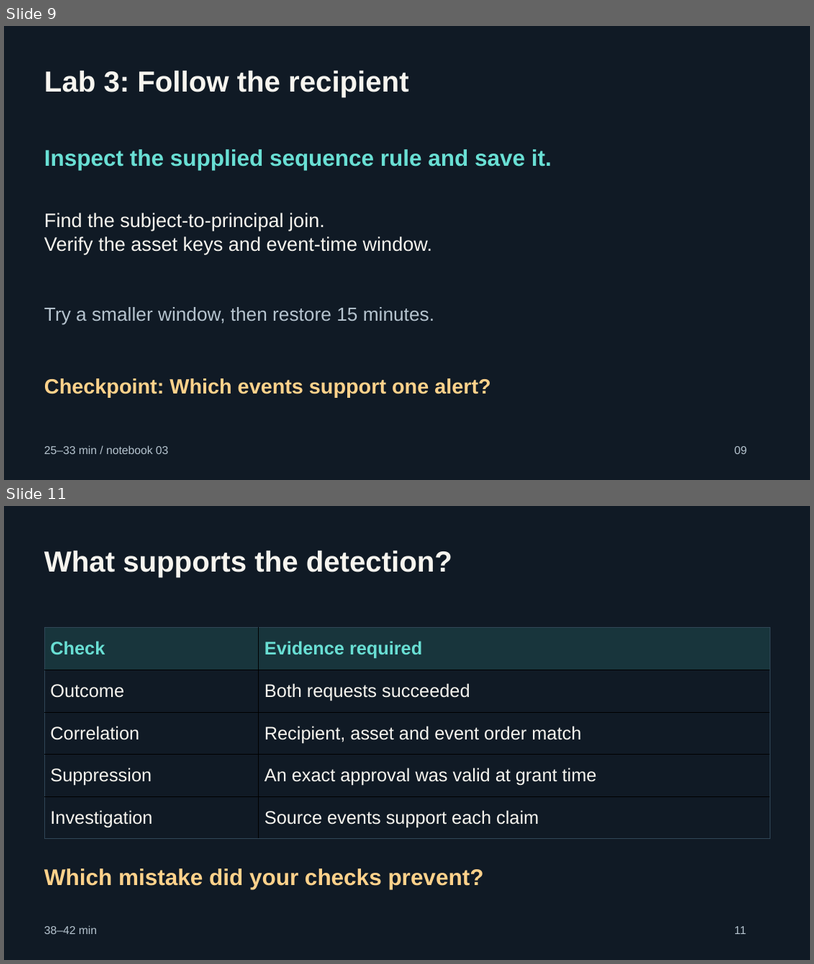
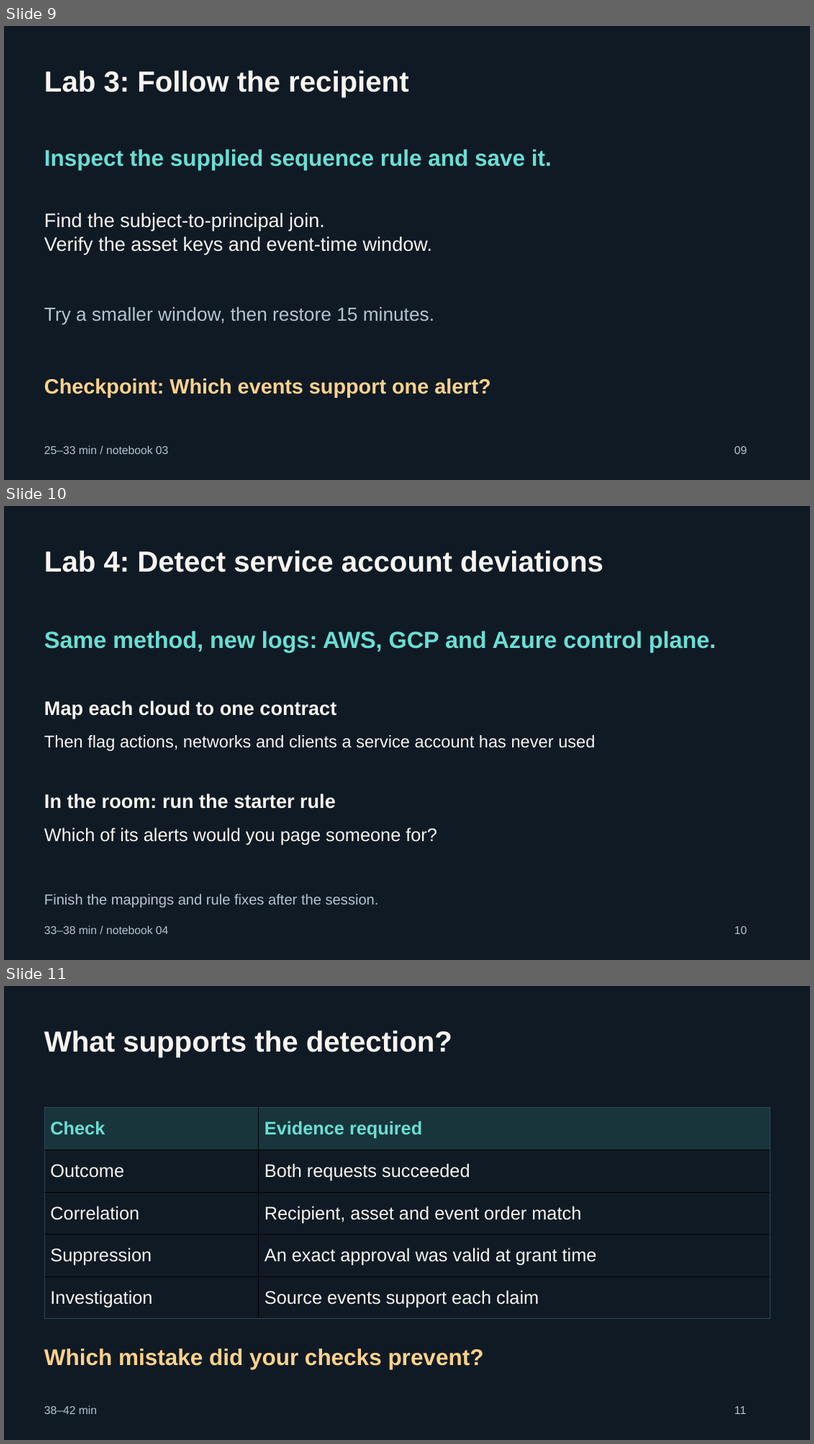
Before and after one commit to vkarthyk/deathcon-2026-workshop, a slide deck: slides/one-schema-to-rule-them-all.pptx. Shown one above the other, each under a label of ours: slides 9 and 11 before the commit, slides 9, 10 and 11 after it; the slides between them are not shown. The pictures are 814x964 and 814x1444 pixels, drawn with LibreOffice and Linux fonts; fonts in the diff are those of the drawing. Boxes give left, top, right and bottom in pixels: in the first picture for what was removed or moved away, otherwise in the second. Text is boxed around its words. In the diff, an @@ line names an element or a change of style, - is before the commit and + after.

```diff
--- a/slides/one-schema-to-rule-them-all.pptx
+++ b/slides/one-schema-to-rule-them-all.pptx
@@ slide 10 added at [4, 506, 810, 960], background #101A25 @@
@@ text added at [44, 551, 604, 572], 34.5 pt, text #F7F5EF, bold @@
+Lab 4: Detect service account deviations
@@ text added at [44, 631, 716, 652], 27.8 pt, text #69DFD4, bold @@
+Same method, new logs: AWS, GCP and Azure control plane.
@@ text added at [44, 700, 337, 718], 23.2 pt, text #F7F5EF, bold @@
+Map each cloud to one contract
@@ text added at [44, 735, 595, 751], 20.2 pt, text #F7F5EF @@
+Then flag actions, networks and clients a service account has never used
@@ text added at [44, 793, 336, 808], 23.2 pt, text #F7F5EF, bold @@
+In the room: run the starter rule
@@ text added at [44, 827, 437, 845], 21.8 pt, text #F7F5EF @@
+Which of its alerts would you page someone for?
@@ text added at [44, 893, 379, 907], 17.2 pt, text #B6C4CF @@
+Finish the mappings and rule fixes after the session.
@@ text added at [44, 925, 168, 934], 13.5 pt, text #B6C4CF @@
+33–38 min / notebook 04
@@ text added at [735, 926, 747, 934], 13.5 pt, text #B6C4CF @@
+10
```
Also in this commit, not shown: 2 slides changed, 1 slide removed, 25 other files.
